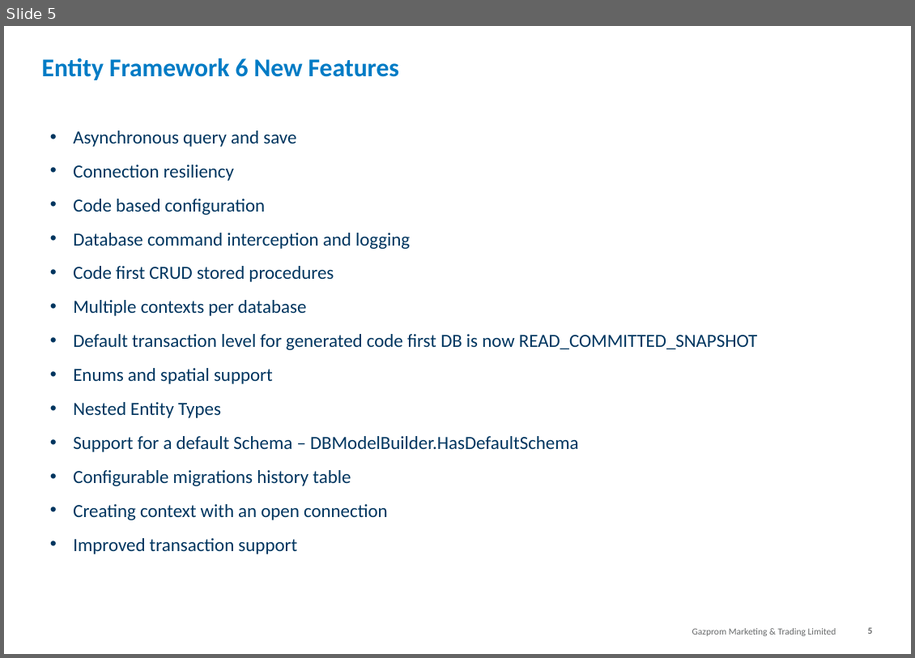
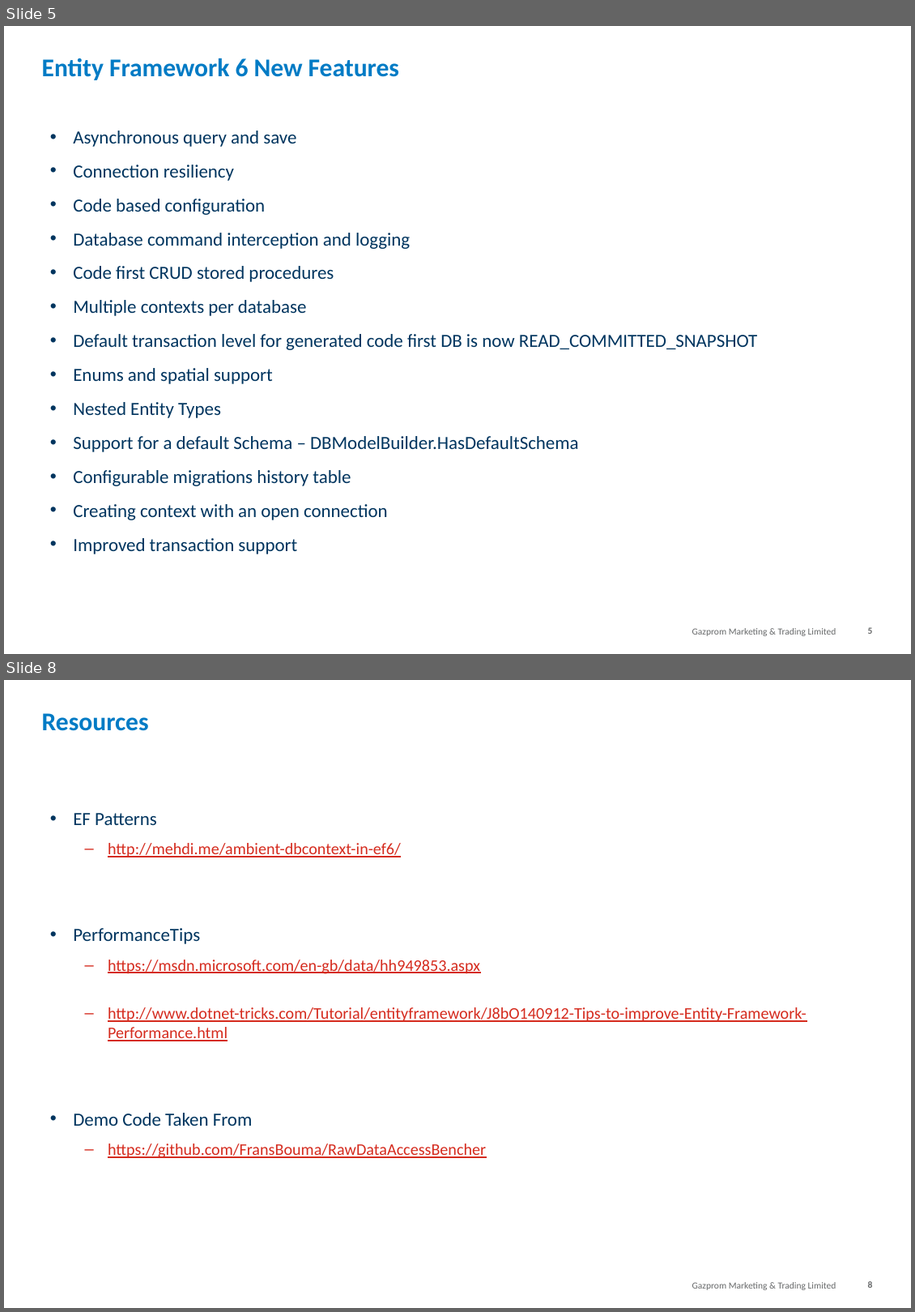
Before and after one commit to jeanhibbert/EfTestConsole, a slide deck: 20160128 Tech Punch - Entity Framework.pptx. Shown one above the other, each under a label of ours: slide 5 before the commit, slides 5 and 8 after it; the slides between them are not shown. The pictures are 915x658 and 915x1312 pixels, drawn with LibreOffice and Linux fonts; fonts in the diff are those of the drawing; background and template pictures are left out. Boxes give left, top, right and bottom in pixels: in the first picture for what was removed or moved away, otherwise in the second. Text is boxed around its words. In the diff, an @@ line names an element or a change of style, - is before the commit and + after.

```diff
--- a/20160128 Tech Punch - Entity Framework.pptx
+++ b/20160128 Tech Punch - Entity Framework.pptx
@@ slide 8 added at (4,680,911,1308), background #FFFFFF; not listed: 2 template elements that a slide beside it also shows @@
@@ title added at (42,713,149,731), 22 pt, text #007BC5, bold @@
+Resources
@@ text added at (73,813,807,1158), 14 pt, text #D52B1E, underline @@
+• EF Patterns
+  – http://mehdi.me/ambient-dbcontext-in-ef6/
+• PerformanceTips
+  – https://msdn.microsoft.com/en-gb/data/hh949853.aspx
+  – http://www.dotnet-tricks.com/Tutorial/entityframework/J8bO140912-Tips-to-improve-Entity-Framework-Performance.html
+• Demo Code Taken From
+  – https://github.com/FransBouma/RawDataAccessBencher
```
Also in this commit, not shown: 1 slide changed, 4 other slides added, 3 slides removed, 34 other files.
